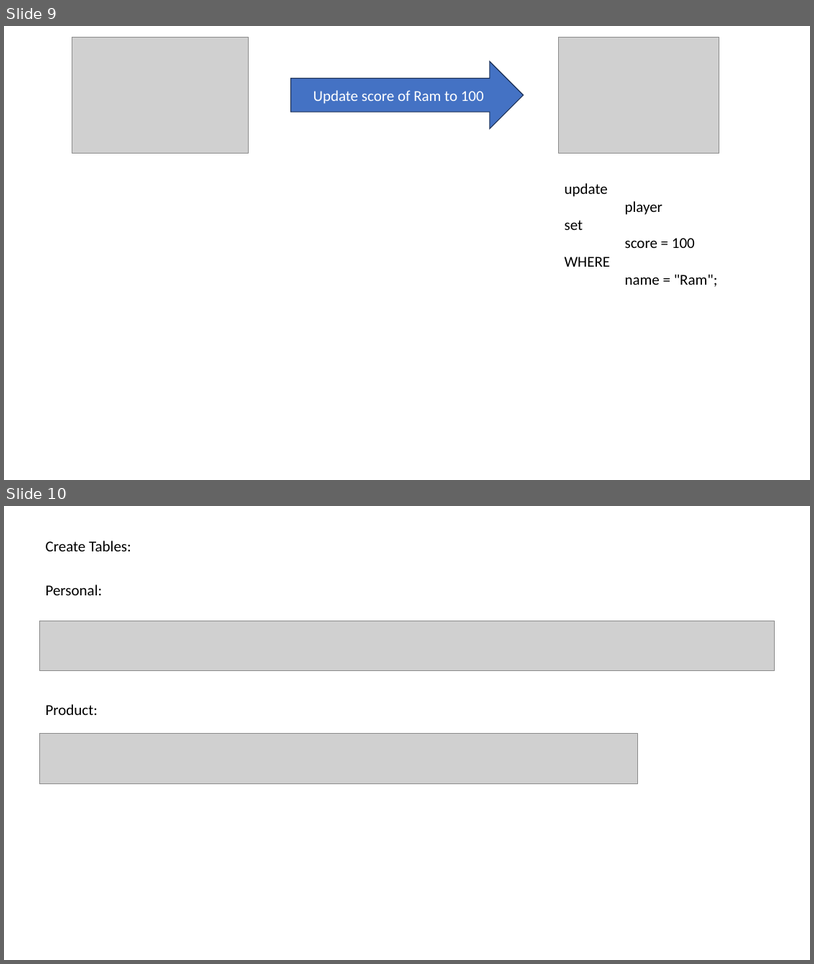
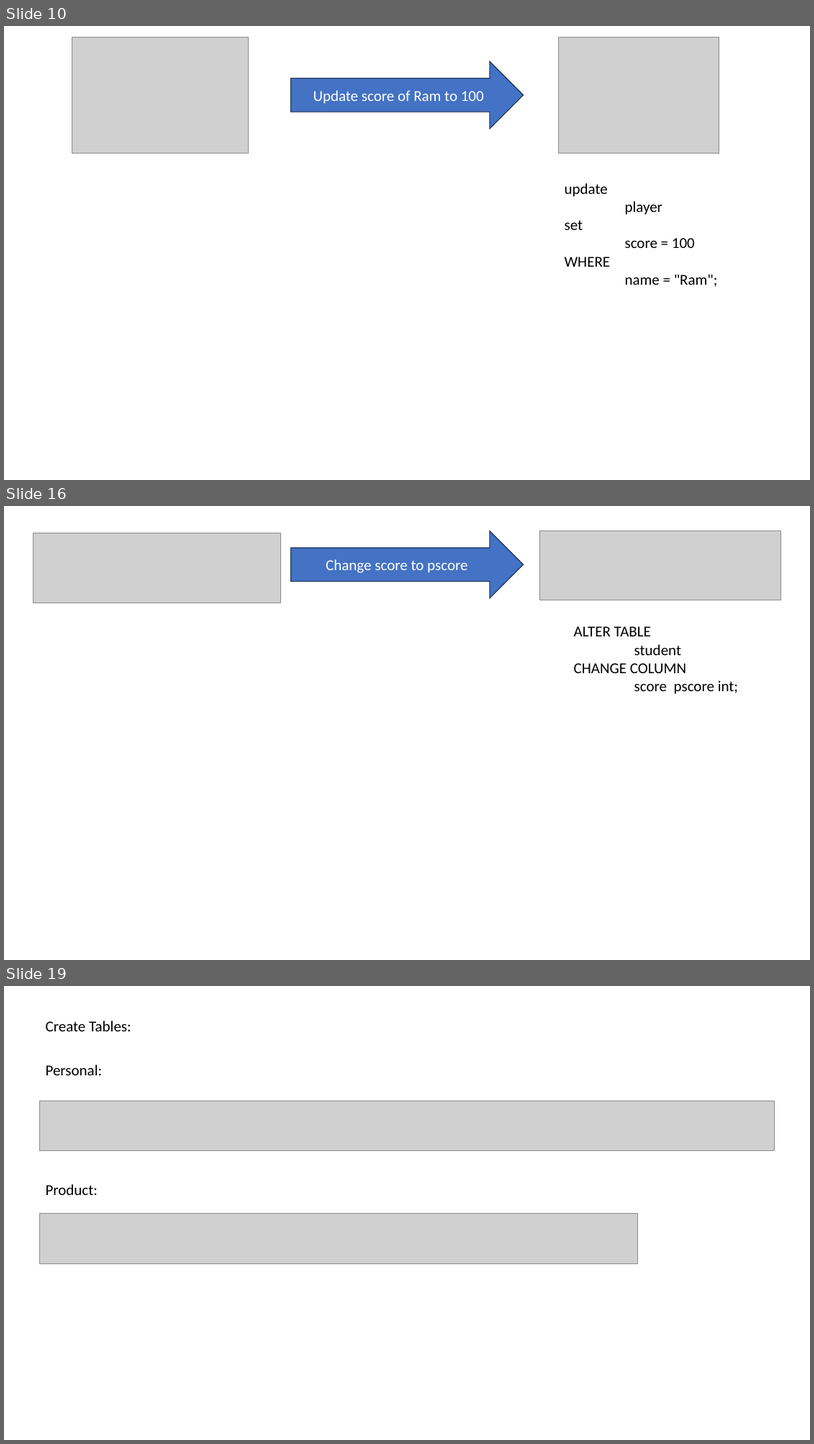
Before and after one commit to venkatyashwanth/mysql_notes, a slide deck: SQL.pptx. Shown one above the other, each under a label of ours: slides 9 and 10 before the commit, slides 10, 16 and 19 after it; the slides between them are not shown. The pictures are 814x964 and 814x1444 pixels, drawn with LibreOffice and Linux fonts; fonts in the diff are those of the drawing; grey boxes stand for pictures. Boxes give left, top, right and bottom in pixels: in the first picture for what was removed or moved away, otherwise in the second. Text is boxed around its words. In the diff, an @@ line names an element or a change of style, - is before the commit and + after.

```diff
--- a/SQL.pptx
+++ b/SQL.pptx
@@ slide 16 added at (4,506,810,960), background #FFFFFF @@
@@ picture added at (33,533,280,602) @@
@@ right arrow added at (291,530,524,598), fill #4472C4, outline #1E3256 1 pt, 18 pt, text #FFFFFF @@
+Change score to pscore
@@ picture added at (540,530,782,600) @@
@@ text added at (574,626,738,694), 18 pt, text #000000 @@
+ALTER TABLE
+student
+CHANGE COLUMN
+score pscore int;
@@ what was slide 9 is now slide 10 @@
@@ what was slide 10 is now slide 19 @@
```
Also in this commit, not shown: 1 slide changed, 8 other slides added, 1 other file.
